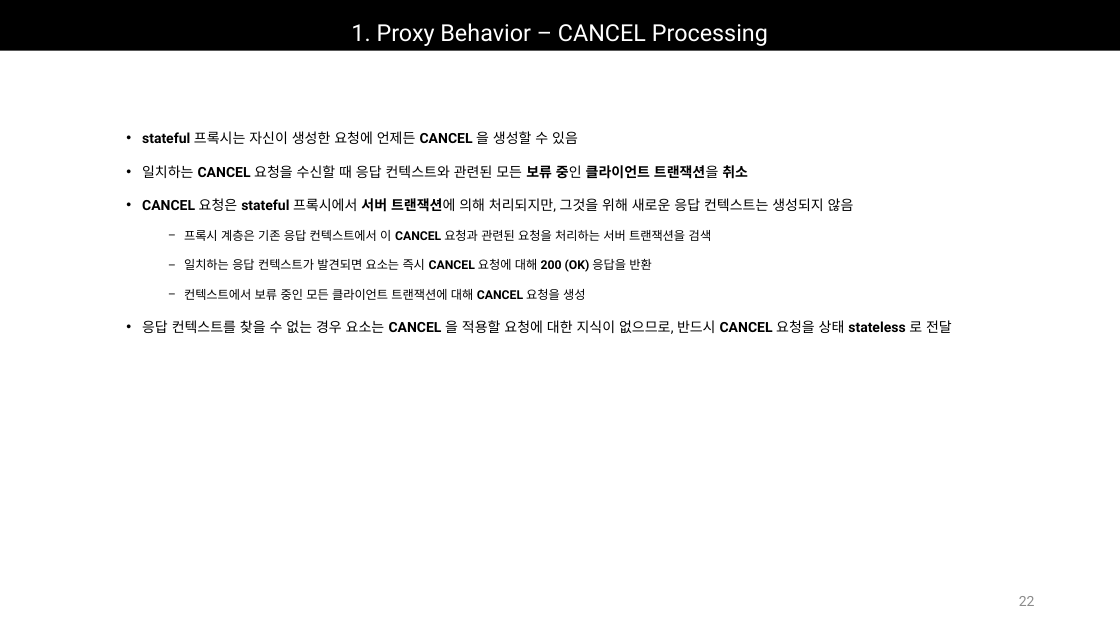
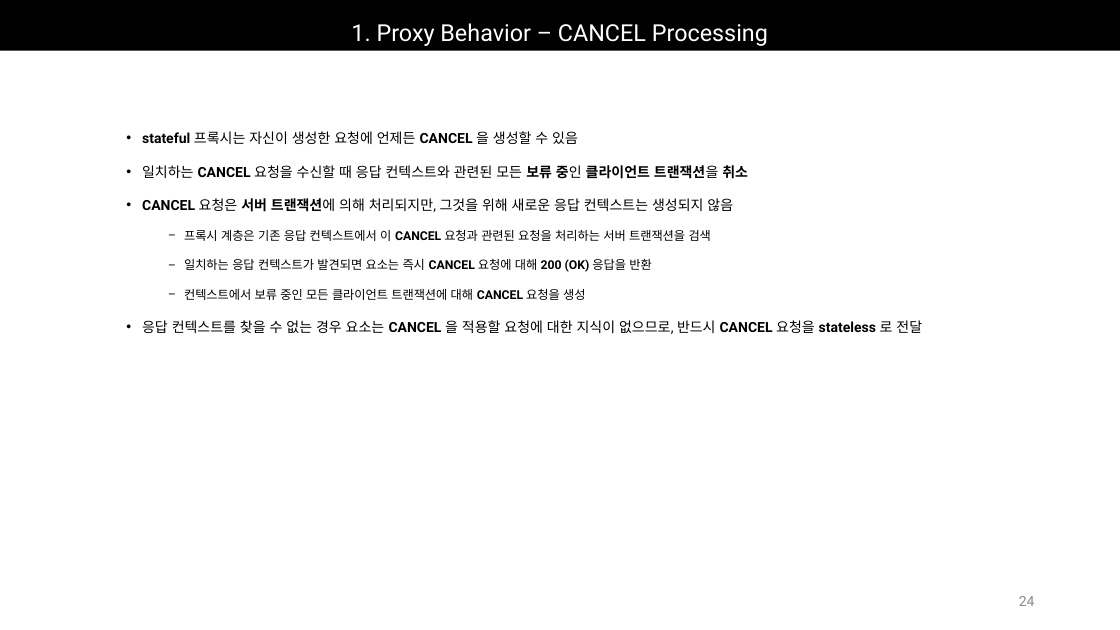
Before and after one commit to Epsilonely/SIP-Survey, a slide deck: slide 24 of 세미나 3차.pptx (slide 22 before the commit). Drawn at 1120x630 pixels with LibreOffice and Linux fonts; fonts in the diff are those of the drawing. Boxes give left, top, right and bottom in pixels: in the first picture for what was removed or moved away, otherwise in the second. Text is boxed around its words. In the diff, an @@ line names an element or a change of style, - is before the commit and + after.

```diff
--- a/세미나 3차.pptx
+++ b/세미나 3차.pptx
@@ text at (142,198,733,212): text changed @@
-• CANCEL 요청은 stateful 프록시에서 서버 트랜잭션에 의해 처리되지만, 그것을 위해 새로운 응답 컨텍스트는 생성되지 않음
+• CANCEL 요청은 서버 트랜잭션에 의해 처리되지만, 그것을 위해 새로운 응답 컨텍스트는 생성되지 않음
@@ text at (142,320,922,334): text changed @@
-• 응답 컨텍스트를 찾을 수 없는 경우 요소는 CANCEL 을 적용할 요청에 대한 지식이 없으므로, 반드시 CANCEL 요청을 상태 stateless 로 전달
+• 응답 컨텍스트를 찾을 수 없는 경우 요소는 CANCEL 을 적용할 요청에 대한 지식이 없으므로, 반드시 CANCEL 요청을 stateless 로 전달
@@ page number at (1019,596,1035,606): text changed @@
-22
+24
```
Also in this commit, not shown: 27 other slides changed, 3 slides added, 11 slides removed, 2 other files.
